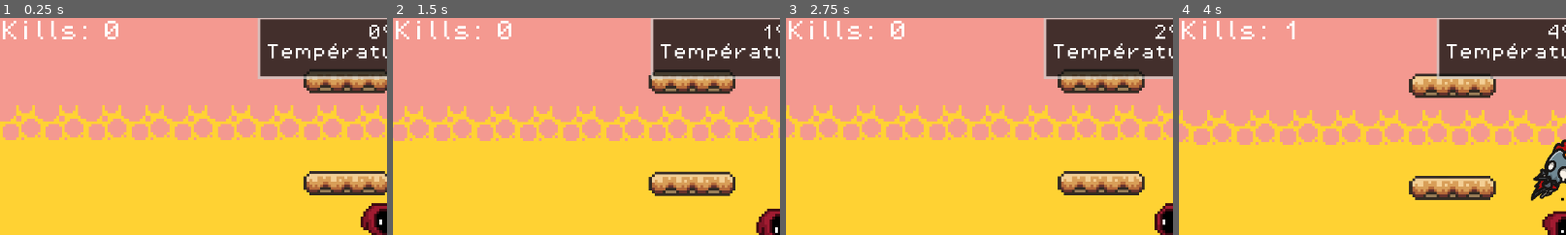
Above: before the commit, frames 1-4 (left to right).
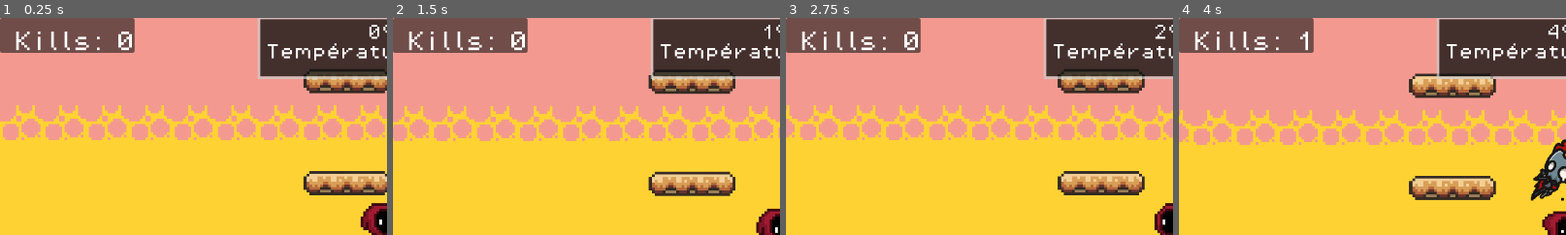
Above: after the commit, the same moments.

Repository: Alexandre74739/GameJam
Game: Godot game, scene res://scenes/game.tscn
The game is run twice, just before and just after one commit, with the same random seed, the same clock (stepped at 60 frames per second) and the same inputs.
Inputs:
- Up to frame 1 (0.25 s): no input
- Up to frame 2 (1.5 s): hold Right (ui_right) from 0.53 s (still down); tap Space (attack) at 0.6, 1.35 s; tap Up (jump) at 0.77 s
- Up to frame 3 (2.75 s): tap Up (jump) at 1.52 s; release Right (ui_right) at 2.03 s; hold Left (ui_left) from 2.03 s (still down); tap Space (attack) at 2.1 s
- Up to frame 4 (4 s): release Left (ui_left) at 2.78 s; hold Right (ui_right) from 2.78 s (still down); tap Space (attack) at 2.85, 3.6 s; tap Up (jump) at 3.02, 3.77 s
The pictures show only the part of the screen within x 0-50%, y 0-50%; the shares and areas given below are measured in that part.

The runs differ from the first frame. In frame 1, 5.6% of the frame differs, in the area x 0-35%, y 0-17%; in frame 2, 5.6%; in frame 3, 5.6%; in frame 4, 5.6%.

Commit message:
ajout bases design label score

Diff:
--- a/scenes/game.tscn
+++ b/scenes/game.tscn
@@ -530,15 +530,22 @@
 
 [node name="CanvasLayer" type="CanvasLayer" parent="." unique_id=631671211]
 
-[node name="MarginContainer" type="MarginContainer" parent="CanvasLayer" unique_id=1683178325]
+[node name="PanelContainer" type="PanelContainer" parent="CanvasLayer" unique_id=395528039]
 offset_right = 40.0
 offset_bottom = 40.0
 
-[node name="KillCounter" type="Label" parent="CanvasLayer/MarginContainer" unique_id=197473793 groups=["HUD"]]
+[node name="MarginContainer" type="MarginContainer" parent="CanvasLayer/PanelContainer" unique_id=1683178325]
+layout_mode = 2
+theme_override_constants/margin_left = 20
+theme_override_constants/margin_top = 20
+
+[node name="KillCounter" type="Label" parent="CanvasLayer/PanelContainer/MarginContainer" unique_id=197473793 groups=["HUD"]]
 layout_mode = 2
 theme_override_fonts/font = ExtResource("10_vtaks")
 theme_override_font_sizes/font_size = 32
 text = "Ennemis vaincu : 0"
+horizontal_alignment = 1
+vertical_alignment = 1
 script = ExtResource("12_dinhu")
 
 [connection signal="body_entered" from="Levier" to="Player" method="_on_coin_body_entered"]
